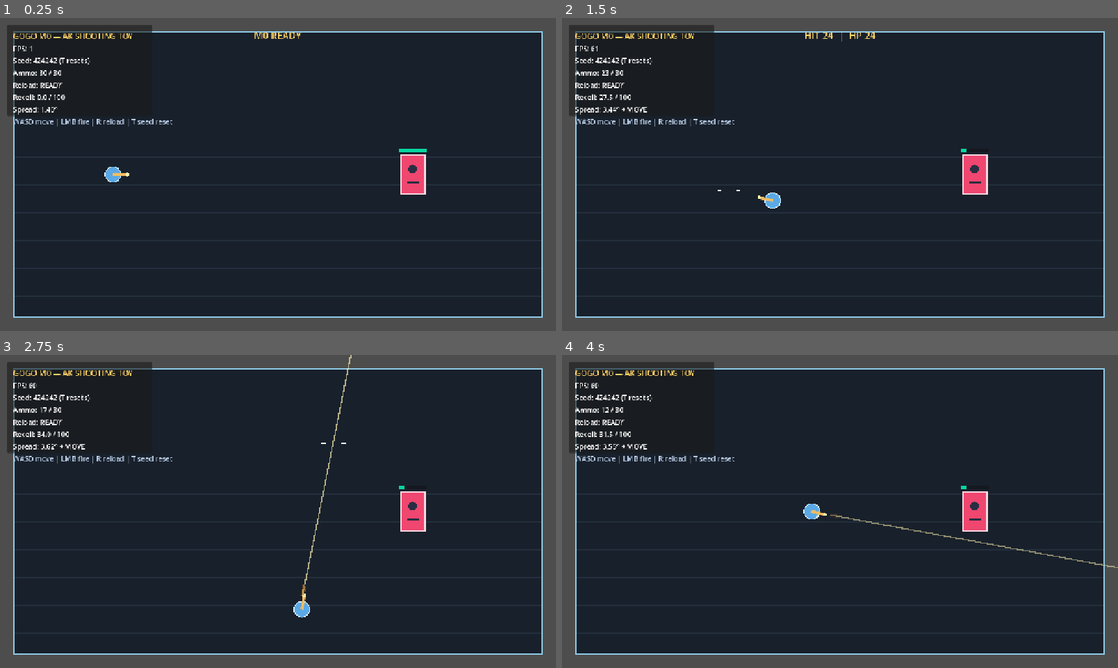
Above: before the commit, frames 1-4 (two rows, left to right).
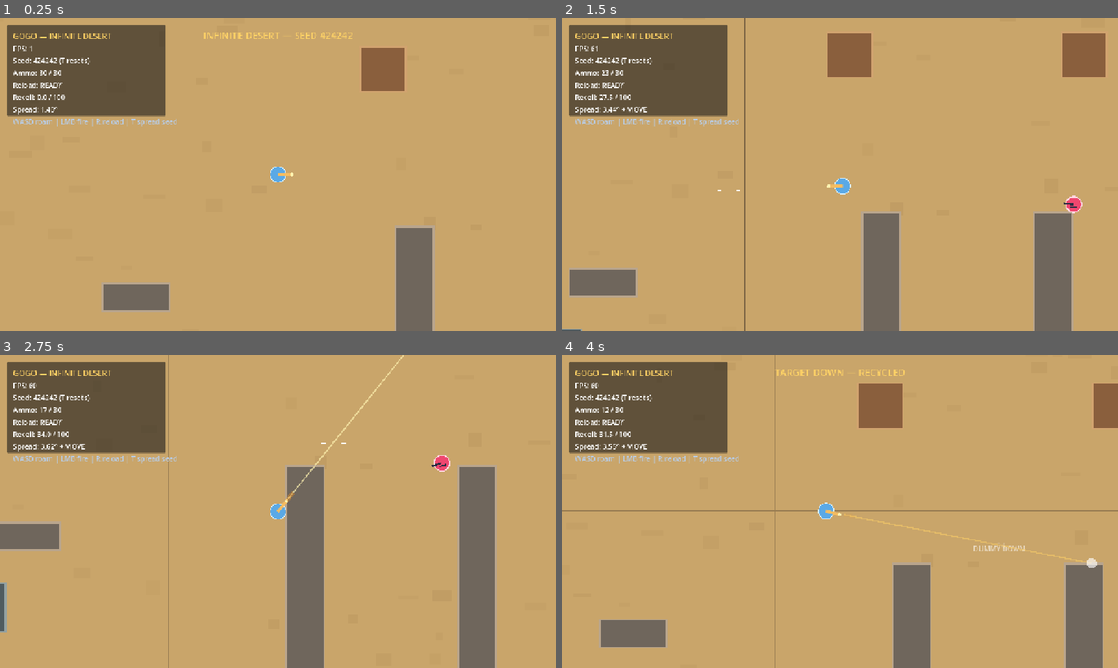
Above: after the commit, the same moments.

Repository: CarlHavingFun/GOGO
Game: Godot game, scene res://run/infinite_desert_prototype.tscn
Same seed, same stepped clock (60 frames per second), same inputs: the game is played once before the commit and once after it. Before the commit the project starts from res://run/m0_shooting_toy.tscn.
Inputs (mouse positions are in pixels of both pictures, inside the frame that each line leads up to):
- Up to frame 1 (0.25 s): no input
- Up to frame 2 (1.5 s): tap Enter at 0.5 s; move the mouse to (962, 158) at 0.52 s; press the mouse at (962, 158) at 0.53 s; hold D (move_right) 0.53-1.28 s; move the mouse to (728, 190) at 1.27 s; release the mouse at (728, 190) at 1.28 s; hold S (move_down) from 1.28 s (still down); click (728, 190) at 1.35 s
- Up to frame 3 (2.75 s): move the mouse to (333, 442) at 2.02 s; release S (move_down) at 2.03 s; press the mouse at (333, 442) at 2.03 s; hold D (move_right) from 2.03 s (still down)
- Up to frame 4 (4 s): move the mouse to (812, 574) at 2.77 s; release D (move_right) at 2.78 s; release the mouse at (812, 574) at 2.78 s; hold W (move_up) 2.78-3.53 s; click (812, 574) at 2.85 s; move the mouse to (1006, 558) at 3.52 s; press the mouse at (1006, 558) at 3.53 s; hold A (move_left) from 3.53 s (still down)

The runs differ from the first frame. In frame 1, 100% of the frame differs, in the area x 0-100%, y 0-100%; in frame 2, 100%; in frame 3, 99%; in frame 4, 100%.

Commit message:
feat: launch infinite desert prototype

Diff:
--- a/project.godot
+++ b/project.godot
@@ -1,10 +1,10 @@
 ; Engine configuration file.
-; M0 greybox project for GOGO.
+; Infinite desert prototype for GOGO, preserving the M0 shooting toy as a regression scene.
 config_version=5
 
 [application]
-config/name="GOGO M0 Shooting Toy"
-run/main_scene="res://run/m0_shooting_toy.tscn"
+config/name="GOGO Infinite Desert Prototype"
+run/main_scene="res://run/infinite_desert_prototype.tscn"
 config/features=PackedStringArray("4.7", "GL Compatibility")
 
 [display]
@@ -47,9 +47,10 @@
 [layer_names]
 2d_physics/layer_1="Player"
 2d_physics/layer_2="Target"
+2d_physics/layer_3="Terrain"
 
 [rendering]
 textures/canvas_textures/default_texture_filter=0
 renderer/rendering_method="gl_compatibility"
 renderer/rendering_method.mobile="gl_compatibility"
-viewport/default_clear_color=Color(0.035, 0.043, 0.059, 1)
+viewport/default_clear_color=Color(0.12, 0.09, 0.055, 1)
